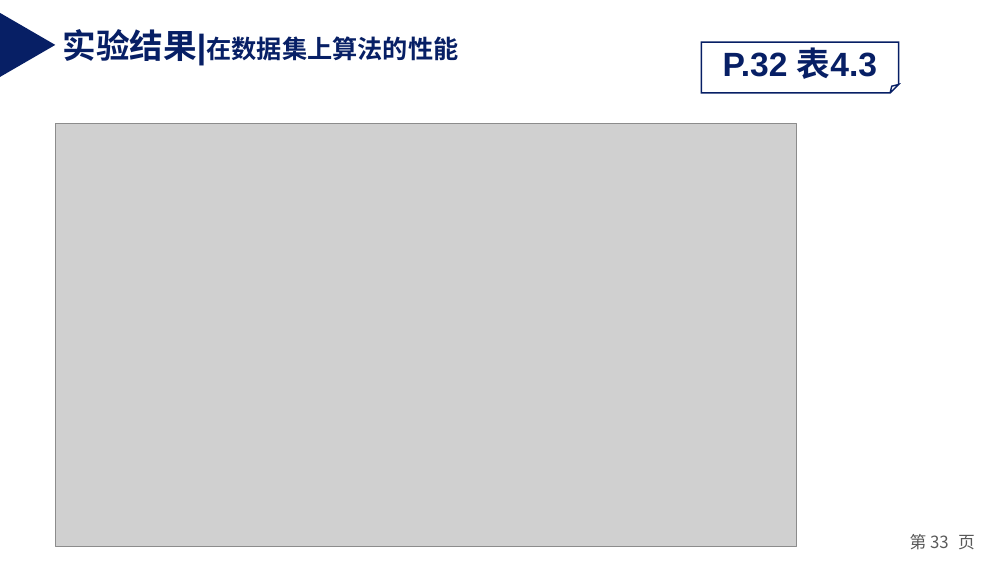
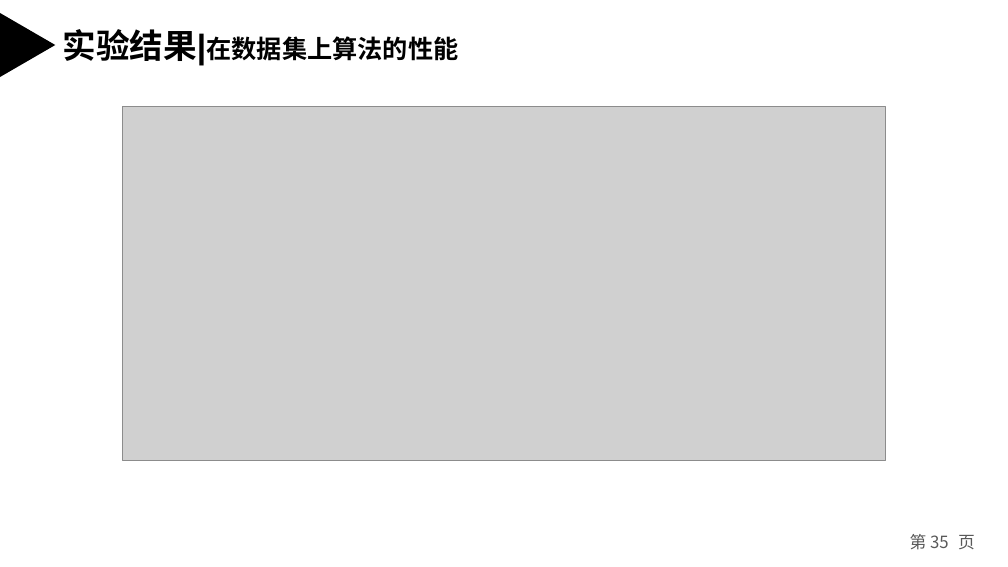
Before and after one commit to weixiao2333/zjuthesis-mphil, a slide deck: slide 35 of 硕士毕业论文答辩PPT.pptx (slide 33 before the commit). Drawn at 1008x567 pixels with LibreOffice and Linux fonts; fonts in the diff are those of the drawing; grey boxes stand for pictures. Boxes give left, top, right and bottom in pixels: in the first picture for what was removed or moved away, otherwise in the second. Text is boxed around its words. In the diff, an @@ line names an element or a change of style, - is before the commit and + after.

```diff
--- a/硕士毕业论文答辩PPT.pptx
+++ b/硕士毕业论文答辩PPT.pptx
@@ triangle at (1,13,56,77): fill #071F65 to #000000 @@
@@ text "实验结果|在数据集上算法的性能" at (63,29,458,66): text colour #071F65 to #000000 @@
@@ folded corner removed at (702,42,899,93) @@
-P.32 表4.3
@@ picture: place and size @@
-picture at (55,124,797,547)
+picture at (122,107,885,461)
@@ page number at (910,534,975,550): text changed @@
-第 33 页
+第 35 页
```
Also in this commit, not shown: 1 other slide changed, 3 slides added.
